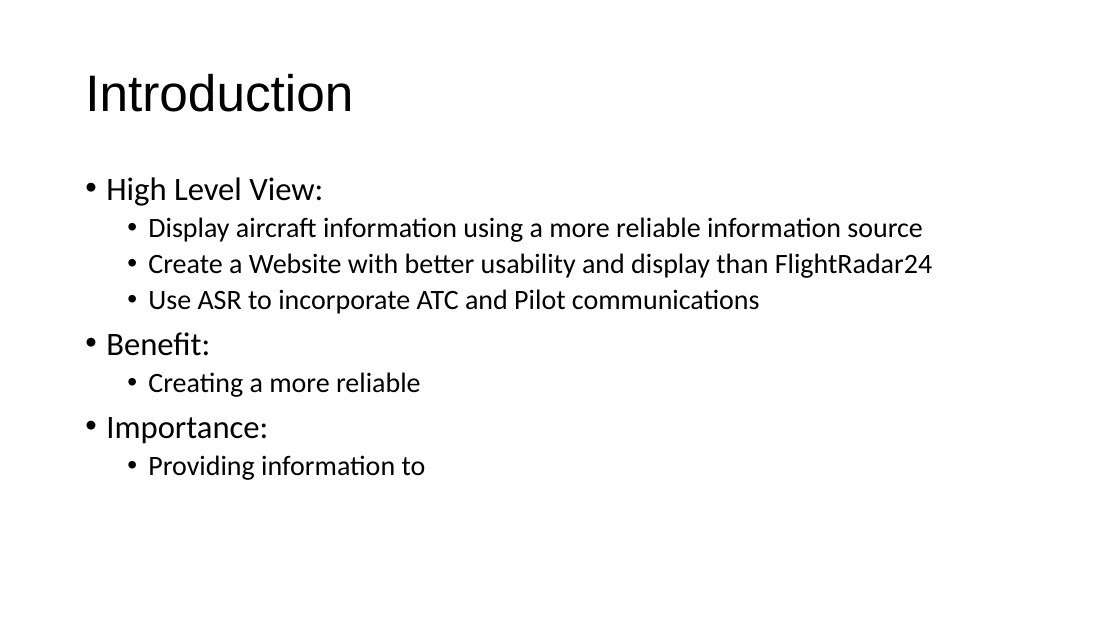
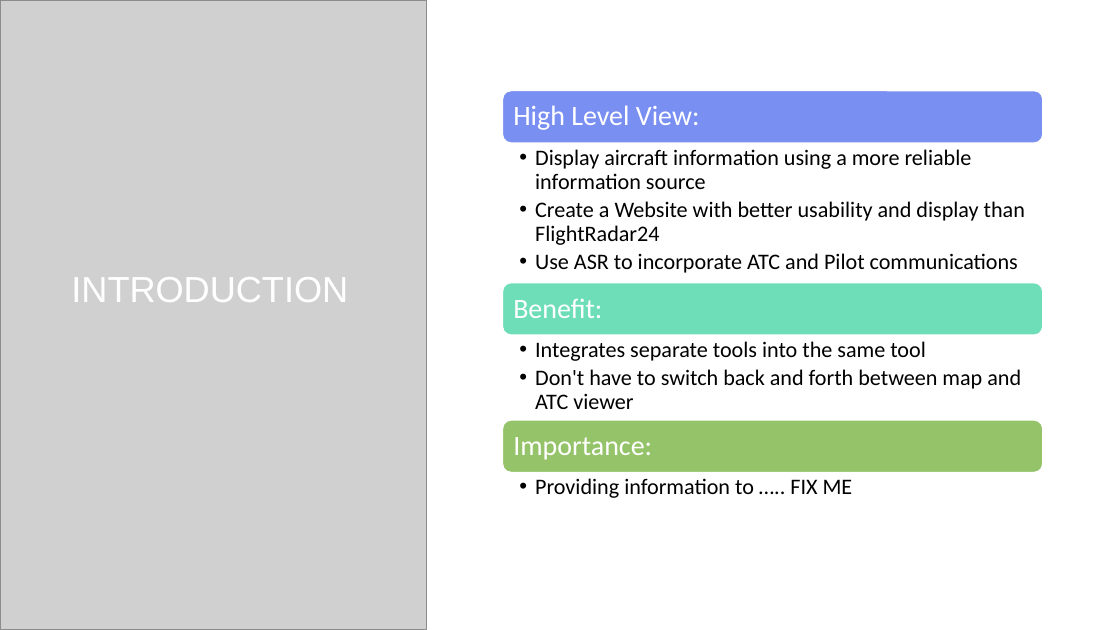
Before and after one commit to Burnetb8/Senior-Capstone, a slide deck: slide 2 of Documentation/Sprint 1 Pres.pptx. Drawn at 1120x630 pixels with LibreOffice and Linux fonts; fonts in the diff are those of the drawing; grey boxes stand for pictures; background and template pictures are left out. Boxes give left, top, right and bottom in pixels: in the first picture for what was removed or moved away, otherwise in the second. Text is boxed around its words. In the diff, an @@ line names an element or a change of style, - is before the commit and + after.

Commit message:
Change theme

```diff
--- a/Documentation/Sprint 1 Pres.pptx
+++ b/Documentation/Sprint 1 Pres.pptx
@@ picture added at [0,0,428,630] @@
@@ picture added at [0,0,427,630] @@
@@ rectangle added at [428,0,1120,630], fill #FFFFFF @@
@@ text "Display aircraft information using a ...": place and size @@
-text "Display aircraft information using a ..." at [106,177,932,480]
+text "Display aircraft information using a ..." at [535,149,1025,273]
@@ text "Display aircraft information using a ..." at [535,149,1025,273]: size 24 to 19 pt; indent changed; less space between paragraphs @@
@@ text at [106,177,323,206]: paragraph removed @@
-• High Level View:
@@ title at [71,277,348,302]: text changed; size 44 to 31 pt; text colour #000000 to #FFFFFF @@
-Introduction
+INTRODUCTION
@@ text at [106,332,426,480]: paragraphs removed @@
-• Benefit:
-  • Creating a more reliable
-• Importance:
-  • Providing information to
@@ group added at [502,91,1044,498]: 5 texts, 3 rounded rectangles @@
+High Level View:
+Benefit:
+  • Integrates separate tools into the same tool
+  • Don't have to switch back and forth between map and ATC viewer
+Importance:
+  • Providing information to ….. FIX ME
```
Also in this commit, not shown: 9 other slides changed.
